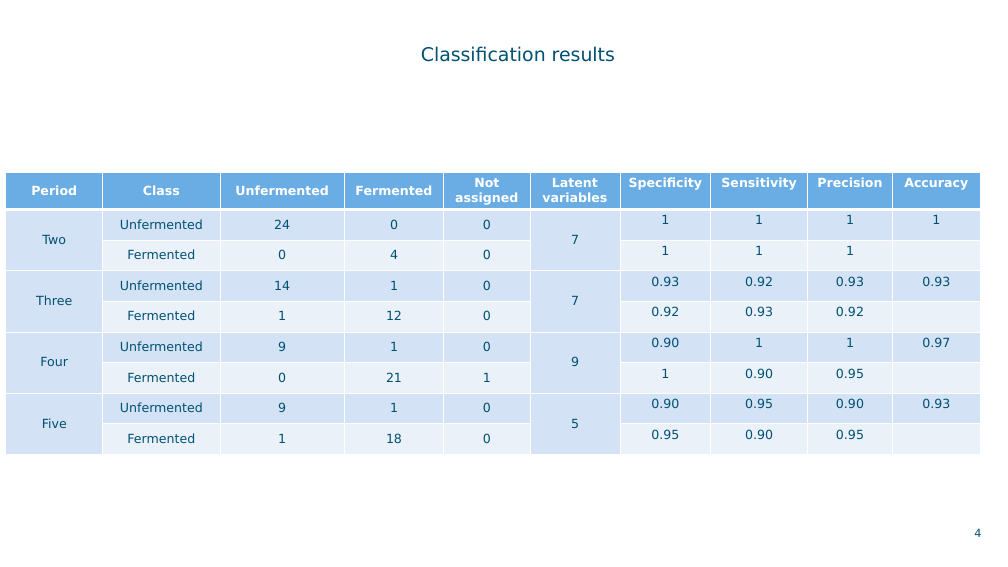
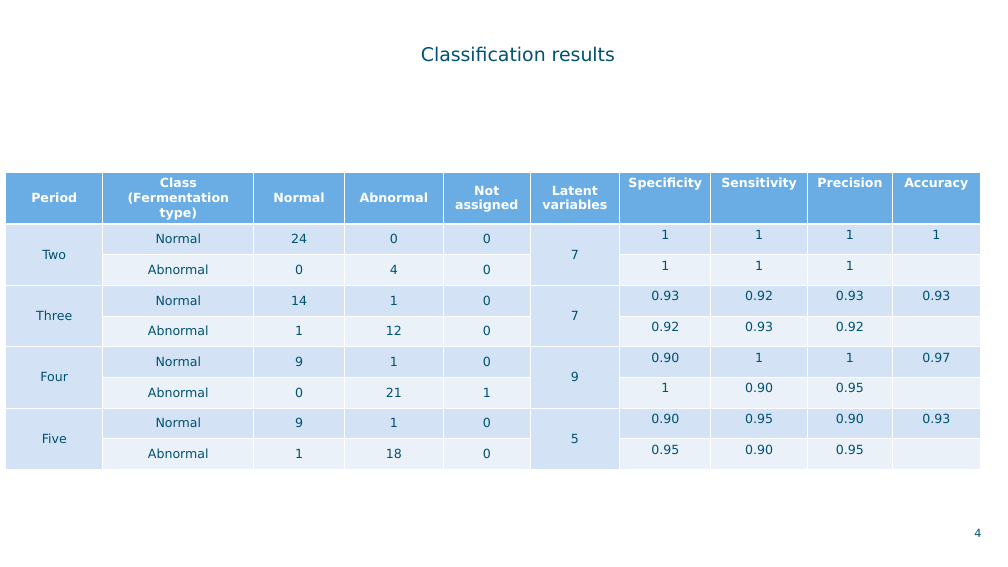
Before and after one commit to MMBDD/Serbia, a slide deck: slide 4 of Brines/PLSDAbrines.pptx. Drawn at 1008x567 pixels with LibreOffice and Linux fonts; fonts in the diff are those of the drawing; background and template pictures are left out. Boxes give left, top, right and bottom in pixels: in the first picture for what was removed or moved away, otherwise in the second. Text is boxed around its words. In the diff, an @@ line names an element or a change of style, - is before the commit and + after.

```diff
--- a/Brines/PLSDAbrines.pptx
+++ b/Brines/PLSDAbrines.pptx
@@ table at (6, 172, 980, 470) @@
-row 1: Period | Class | Unfermented | Fermented | Not assigned | Latent variables | Specificity | Sensitivity | Precision | Accuracy
+row 1: Period | Class (Fermentation type) | Normal | Abnormal | Not assigned | Latent variables | Specificity | Sensitivity | Precision | Accuracy
-row 2, column 2: Unfermented
+row 2, column 2: Normal
-row 3, column 2: Fermented
+row 3, column 2: Abnormal
-row 4, column 2: Unfermented
+row 4, column 2: Normal
-row 5, column 2: Fermented
+row 5, column 2: Abnormal
-row 6, column 2: Unfermented
+row 6, column 2: Normal
-row 7, column 2: Fermented
+row 7, column 2: Abnormal
-row 8, column 2: Unfermented
+row 8, column 2: Normal
-row 9, column 2: Fermented
+row 9, column 2: Abnormal
```
Also in this commit, not shown: 6 other slides changed, 3 other files.
